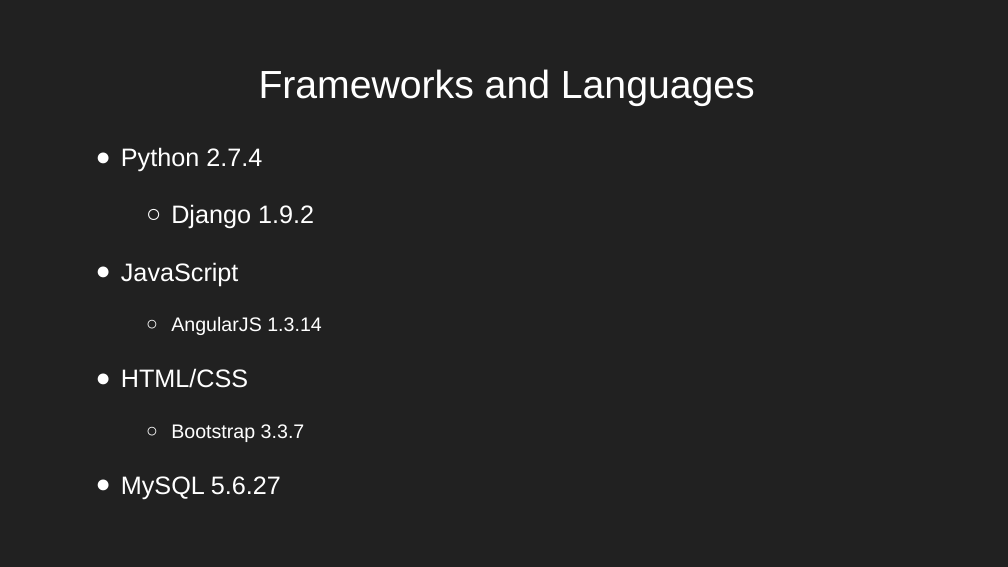
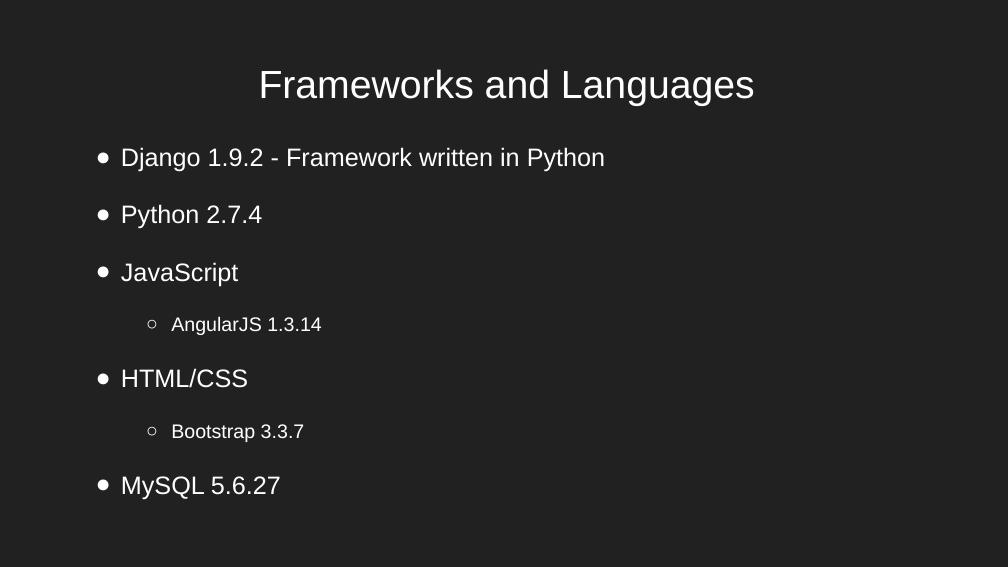
Before and after one commit to nreader72/NostraDomicile, a slide deck: slide 36 of docs/Progress_Reports/NostraDomicile (6).pptx. Drawn at 1008x567 pixels with LibreOffice and Linux fonts; fonts in the diff are those of the drawing; background and template pictures are left out. Boxes give left, top, right and bottom in pixels: in the first picture for what was removed or moved away, otherwise in the second. Text is boxed around its words. In the diff, an @@ line names an element or a change of style, - is before the commit and + after.

```diff
--- a/docs/Progress_Reports/NostraDomicile (6).pptx
+++ b/docs/Progress_Reports/NostraDomicile (6).pptx
@@ text at (121,147,605,172): paragraph added @@
+● Django 1.9.2 - Framework written in Python
@@ text at (171,204,314,229): paragraph removed @@
-  ○ Django 1.9.2
```
Also in this commit, not shown: 9 other slides changed, 3 slides added, 4 slides removed.
